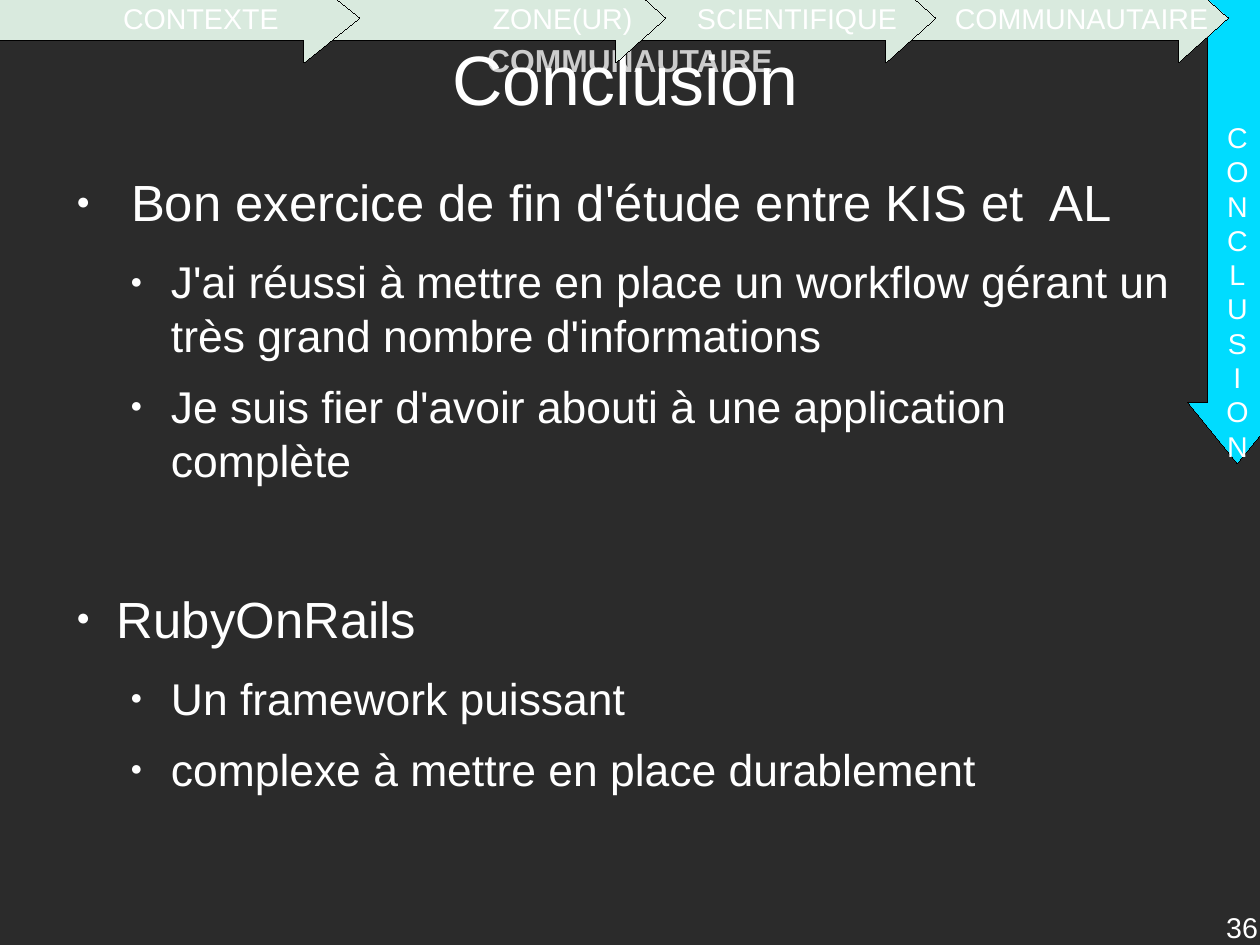
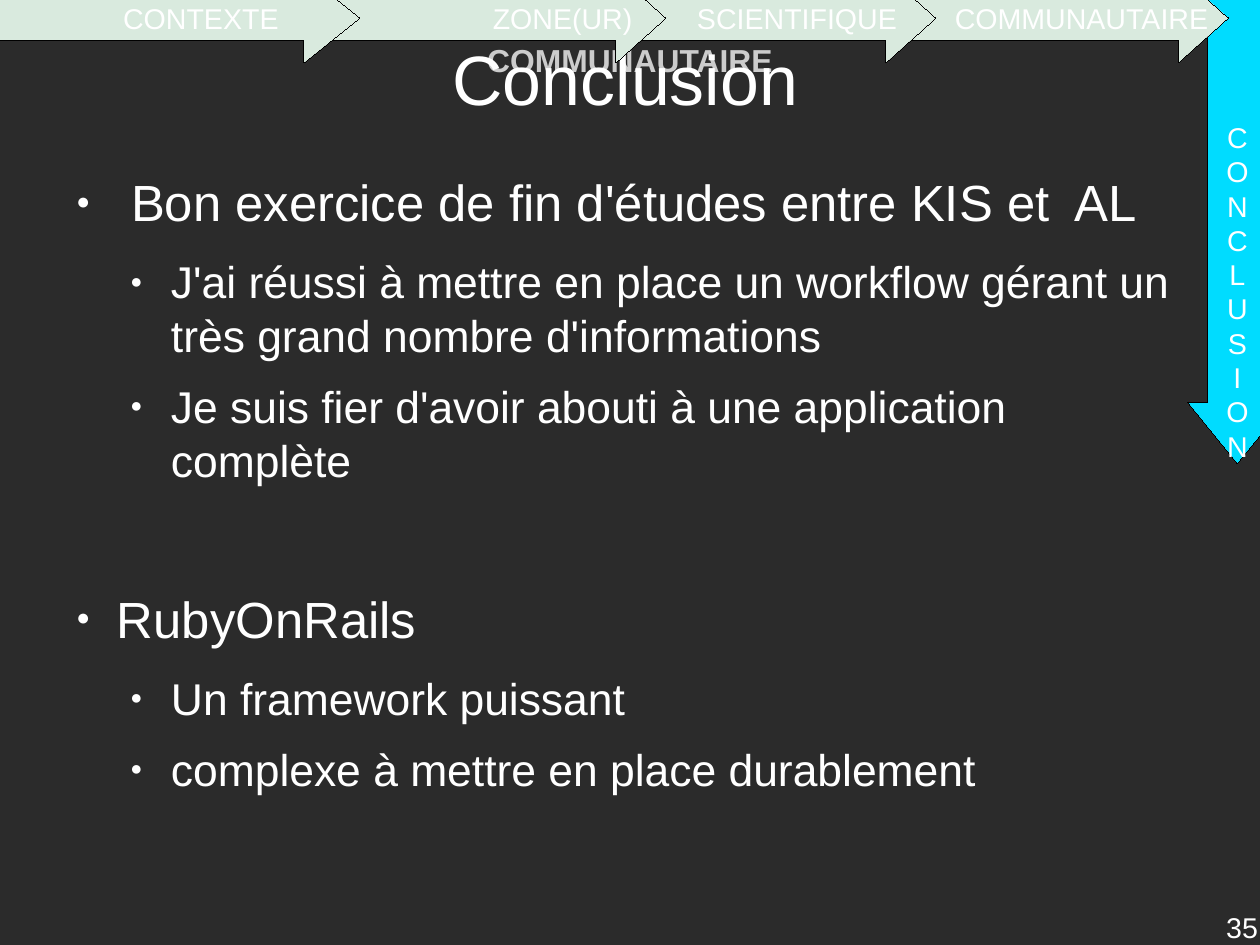
Before and after one commit to descl/ZONE, a slide deck: slide 35 of Rapport/presentation.odp (slide 36 before the commit). Drawn at 1260x945 pixels with LibreOffice and Linux fonts; fonts in the diff are those of the drawing; background and template pictures are left out; a plain dark background stands for a picture behind light text. Boxes give left, top, right and bottom in pixels: in the first picture for what was removed or moved away, otherwise in the second. Text is boxed around its words. In the diff, an @@ line names an element or a change of style, - is before the commit and + after.

```diff
--- a/Rapport/presentation.odp
+++ b/Rapport/presentation.odp
@@ text at box(131, 183, 1137, 222): text changed @@
-● Bon exercice de fin d'étude entre KIS et AL
+● Bon exercice de fin d'études entre KIS et AL
@@ page number at box(1226, 918, 1258, 939): text changed @@
-36
+35
```
Also in this commit, not shown: 17 other slides changed, 2 slides added, 3 slides removed, 4 other files.
